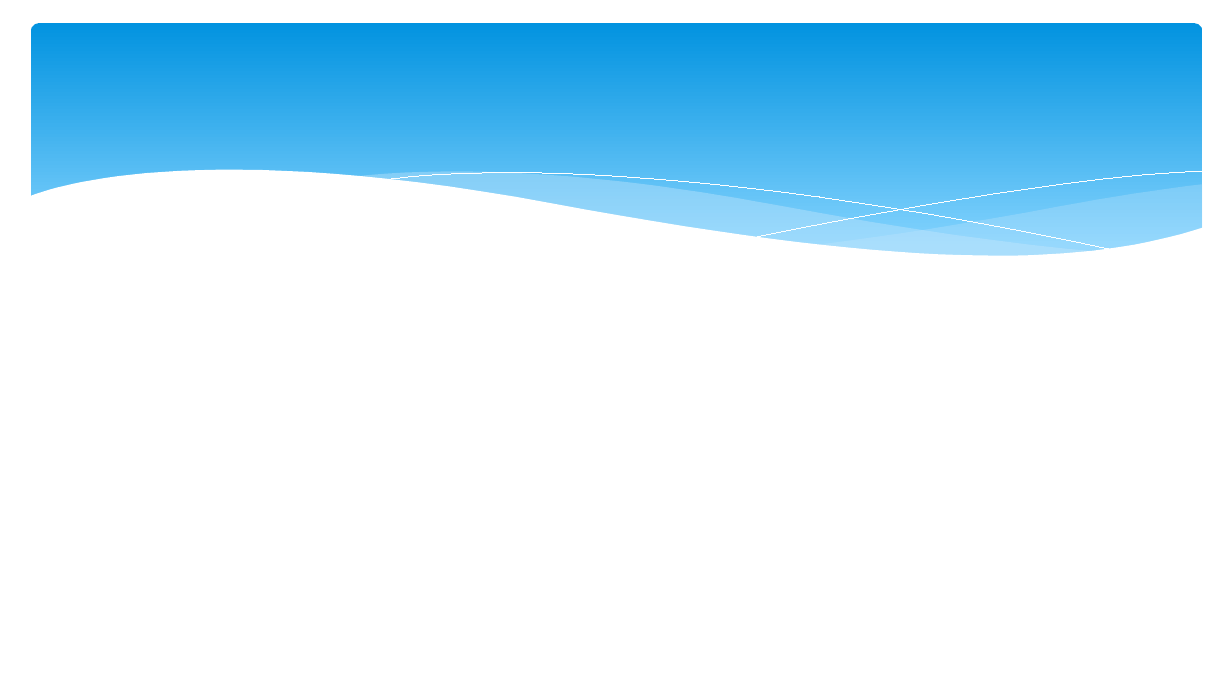
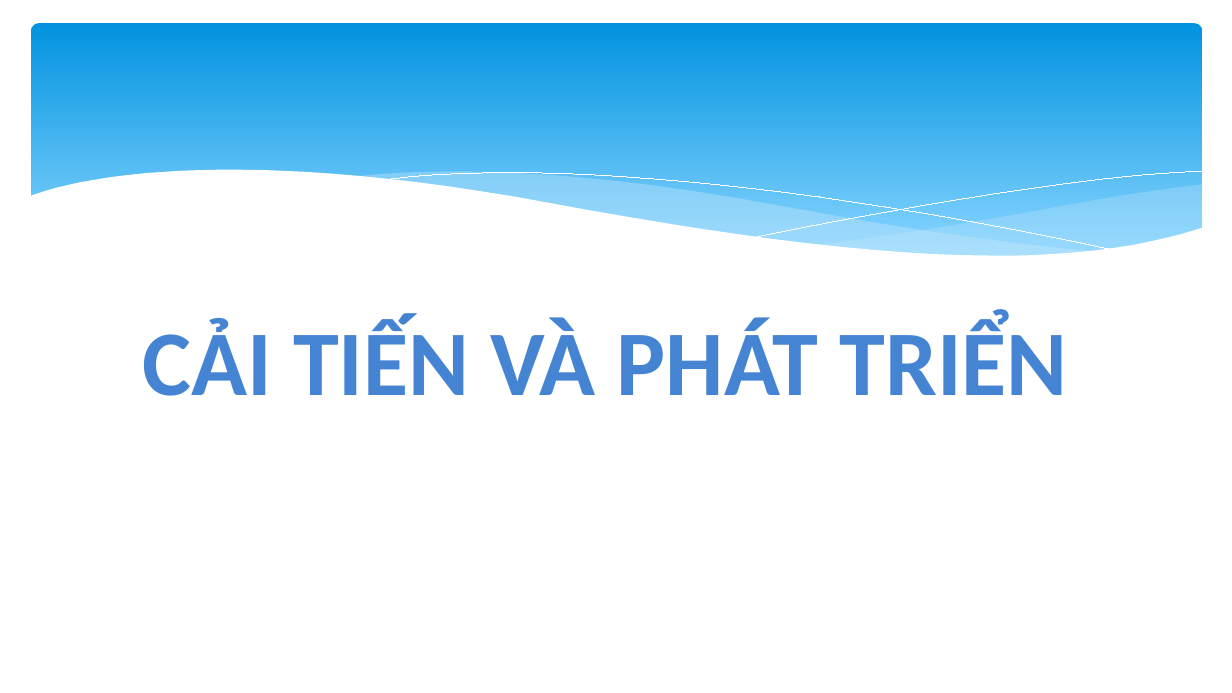
Before and after one commit to quoctrungdh/TaxiApp, a slide deck: slide 19 of BaoCao.pptx. Drawn at 1232x693 pixels with LibreOffice and Linux fonts; fonts in the diff are those of the drawing. Boxes give left, top, right and bottom in pixels: in the first picture for what was removed or moved away, otherwise in the second. Text is boxed around its words. In the diff, an @@ line names an element or a change of style, - is before the commit and + after.

```diff
--- a/BaoCao.pptx
+++ b/BaoCao.pptx
@@ title added at [143, 318, 1068, 396], 54 pt, text #4584D3, bold @@
+CẢI TIẾN VÀ PHÁT TRIỂN
```
Also in this commit, not shown: 1 other slide changed.
